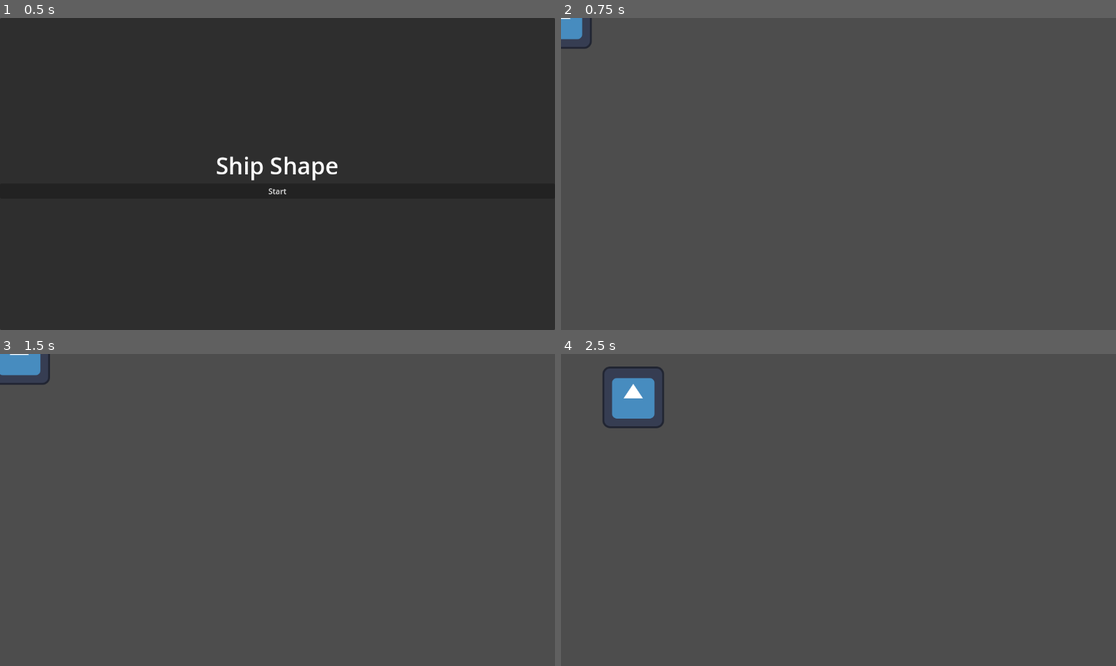
Above: before the commit, frames 1-4 (two rows, left to right).
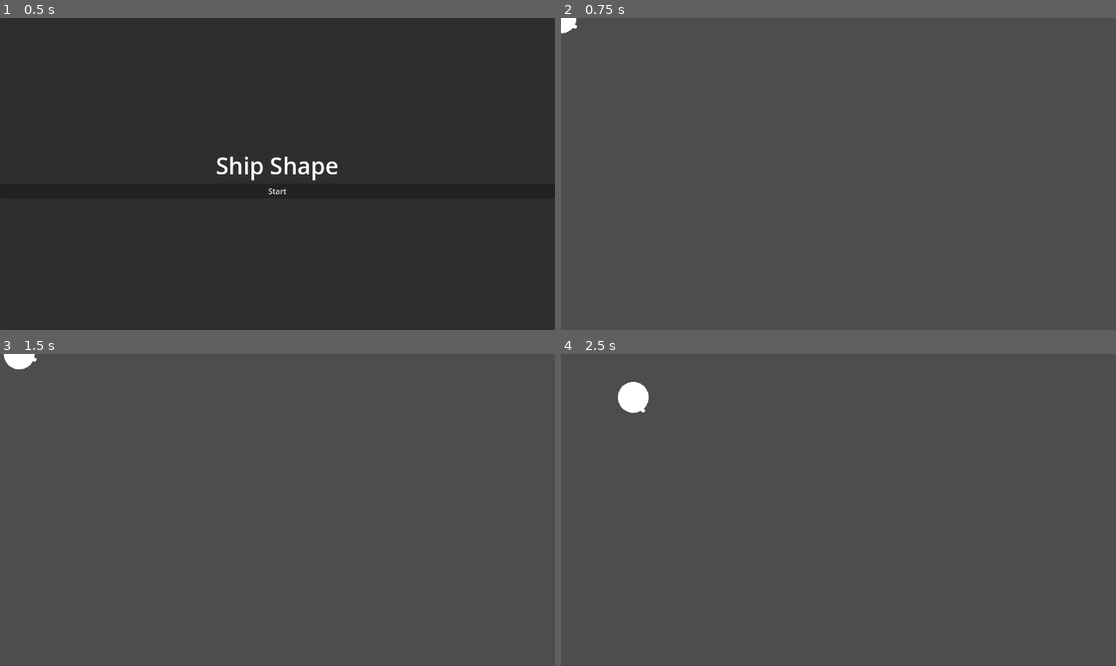
Above: after the commit, the same moments.

Repository: Burger-Bois/ld58
Game: Godot game, scene res://src/main.tscn
Two runs of this game, one before a commit and one after it. Both use one fixed random seed, a clock stepped at 60 frames per second and the inputs below. The engine's default icon, where the game draws it, is replaced by a stand-in: a white triangle on a blue panel in a dark square.
Inputs (mouse positions are in pixels of both pictures, inside the frame that each line leads up to):
- Up to frame 1 (0.5 s): no input
- Up to frame 2 (0.75 s): click "Start" at 0.5 s
- Up to frame 3 (1.5 s): tap Enter at 1.25 s; move the mouse to (399, 494) at 1.27 s; hold D (player_move_right) from 1.28 s (still down); click (399, 494) at 1.35 s
- Up to frame 4 (2.5 s): move the mouse to (727, 525) at 2.02 s; release D (player_move_right) at 2.03 s; hold S (player_move_down) from 2.03 s (still down); click (727, 525) at 2.1 s

Frame 1 is identical in both runs. In frame 2, 0.3% of the frame differs, in the area x 0-6%, y 0-10%; in frame 3, 0.6%; in frame 4, 1.2%, in the area x 7-19%, y 4-24%.

Commit message:
feature: update player collision

Diff:
--- a/project.godot
+++ b/project.godot
@@ -37,3 +37,14 @@
 "events": [Object(InputEventKey,"resource_local_to_scene":false,"resource_name":"","device":-1,"window_id":0,"alt_press …(192 unchanged characters)…
 ]
 }
+player_grab={
+"deadzone": 0.2,
+"events": [Object(InputEventMouseButton,"resource_local_to_scene":false,"resource_name":"","device":-1,"window_id":0,"alt_pressed":false,"shift_pressed":false,"ctrl_pressed":false,"meta_pressed":false,"button_mask":0,"position":Vector2(0, 0),"global_position":Vector2(0, 0),"factor":1.0,"button_index":1,"canceled":false,"pressed":false,"double_click":false,"script":null)
+]
+}
+
+[layer_names]
+
+2d_physics/layer_1="player"
+2d_physics/layer_2="walls"
+2d_physics/layer_3="objects"
--- a/src/player/player.gd
+++ b/src/player/player.gd
@@ -4,8 +4,14 @@
 @export
 var speed := 200.0
 
+@onready
+var arms: Node2D = %Arms
+@onready
+var grab_area: Area2D = %GrabArea
+
 
 func _process(_delta: float) -> void:
+	# Move
 	var direction := Input.get_vector(
 		'player_move_left',
 		'player_move_right',
@@ -14,3 +20,23 @@
 	).normalized()
 	velocity = direction * speed
 	move_and_slide()
+
+	# Look at mouse
+	var mouse_position := get_viewport().get_mouse_position()
+	look_at(mouse_position)
+
+
+func _input(event: InputEvent) -> void:
+	if event.is_action('player_grab'):
+		if event.is_pressed():
+			arms.show()
+			var objects := grab_area.get_overlapping_bodies()
+			if not objects.is_empty():
+				var object := objects[0]
+				_grab(object)
+		else:
+			arms.hide()
+
+
+func _grab(object: Node2D) -> void:
+	print('Grabbed object: ' + str(object))
--- a/src/player/player.tscn
+++ b/src/player/player.tscn
@@ -1,10 +1,58 @@
-[gd_scene load_steps=3 format=3 uid="uid://i241o52relhs"]
+[gd_scene load_steps=7 format=3 uid="uid://i241o52relhs"]
 
 [ext_resource type="Script" uid="uid://ckqvloqcmrt1y" path="res://src/player/player.gd" id="1_4anbu"]
-[ext_resource type="Texture2D" uid="uid://dstft2ogyxgit" path="res://icon.svg" id="2_rxibo"]
+
+[sub_resource type="CapsuleMesh" id="CapsuleMesh_4anbu"]
+radius = 4.0
+height = 16.0
+
+[sub_resource type="SphereMesh" id="SphereMesh_4anbu"]
+
+[sub_resource type="CapsuleMesh" id="CapsuleMesh_rxibo"]
+radius = 6.0
+height = 48.0
+
+[sub_resource type="CircleShape2D" id="CircleShape2D_rxibo"]
+radius = 32.0
+
+[sub_resource type="CircleShape2D" id="CircleShape2D_4anbu"]
+radius = 8.0
 
 [node name="Player" type="CharacterBody2D"]
+collision_mask = 7
 script = ExtResource("1_4anbu")
 
-[node name="Icon" type="Sprite2D" parent="."]
-texture = ExtResource("2_rxibo")
+[node name="Nose" type="MeshInstance2D" parent="."]
+position = Vector2(30, 0)
+rotation = 1.5707964
+mesh = SubResource("CapsuleMesh_4anbu")
+
+[node name="Body" type="MeshInstance2D" parent="."]
+scale = Vector2(64, 64)
+mesh = SubResource("SphereMesh_4anbu")
+
+[node name="Arms" type="Node2D" parent="."]
+unique_name_in_owner = true
+visible = false
+
+[node name="LeftArm" type="MeshInstance2D" parent="Arms"]
+position = Vector2(18, -26)
+rotation = 1.5707964
+mesh = SubResource("CapsuleMesh_rxibo")
+
+[node name="RightArm" type="MeshInstance2D" parent="Arms"]
+position = Vector2(18, 26)
+rotation = 1.5707964
+mesh = SubResource("CapsuleMesh_rxibo")
+
+[node name="CollisionShape2D" type="CollisionShape2D" parent="."]
+shape = SubResource("CircleShape2D_rxibo")
+
+[node name="GrabArea" type="Area2D" parent="."]
+unique_name_in_owner = true
+collision_layer = 0
+collision_mask = 4
+
+[node name="CollisionShape2D" type="CollisionShape2D" parent="GrabArea"]
+position = Vector2(40, 0)
+shape = SubResource("CircleShape2D_4anbu")
